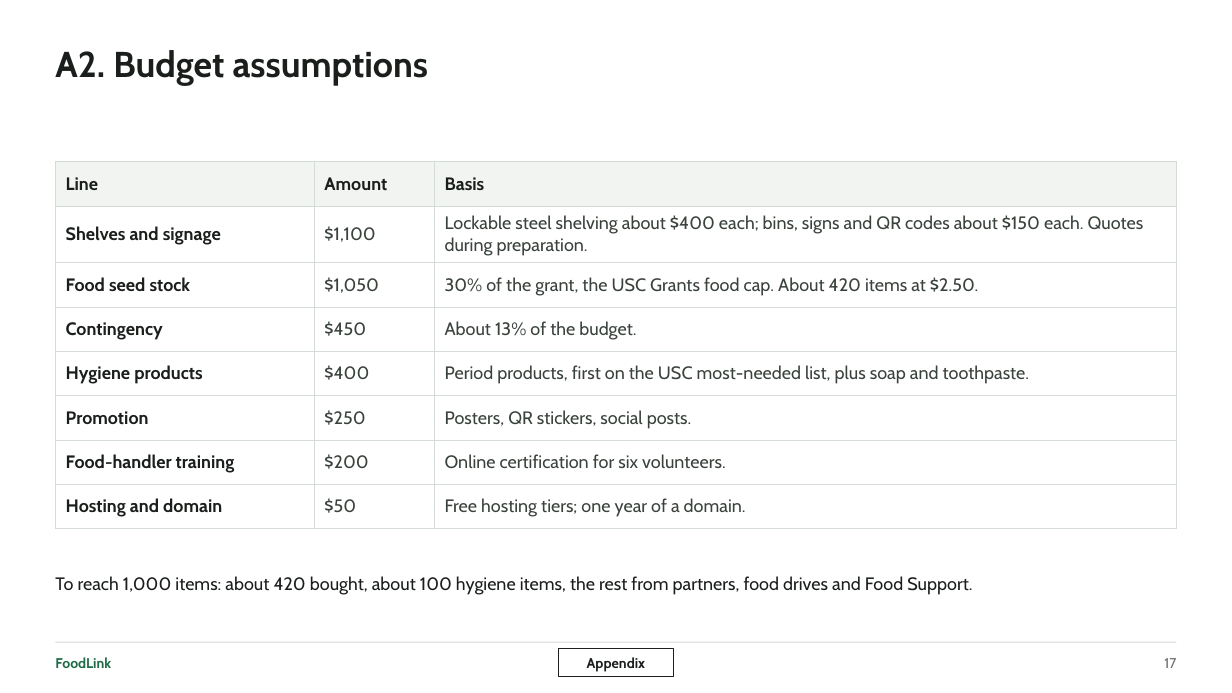
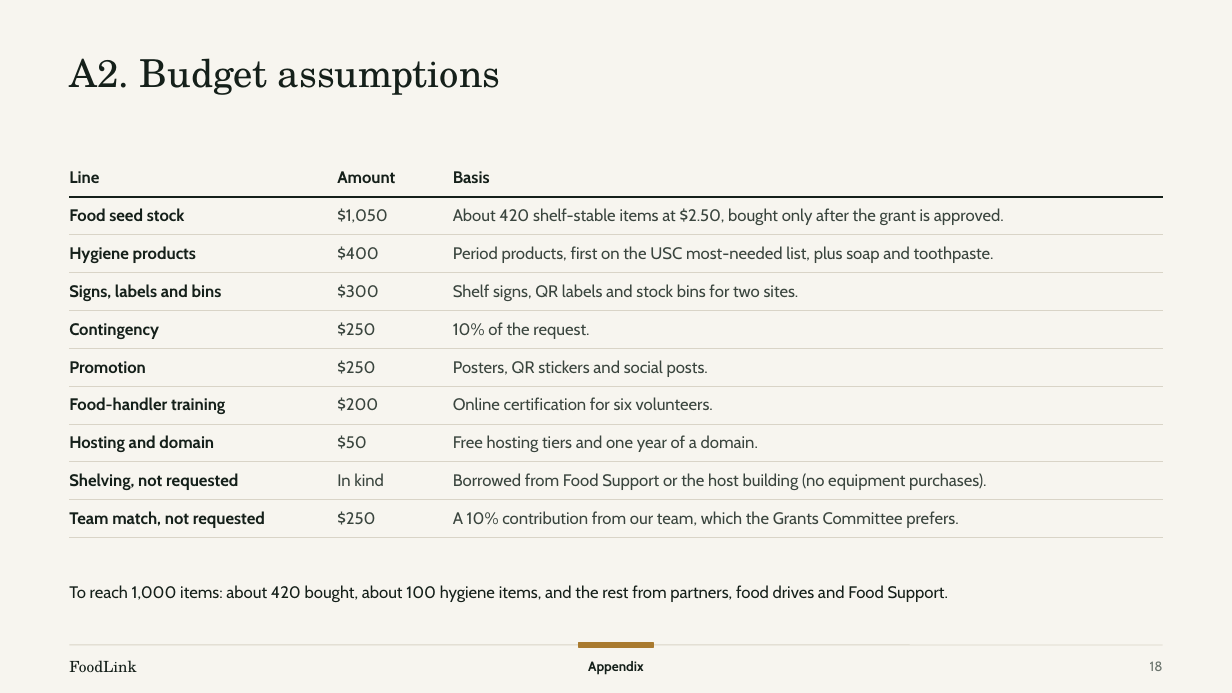
Before and after one commit to xingexu/aspire, a slide deck: slide 18 of deck/PBSN_ASPIRE_FoodLink.pptx (slide 17 before the commit). Drawn at 1232x693 pixels with LibreOffice and Linux fonts; fonts in the diff are those of the drawing. Boxes give left, top, right and bottom in pixels: in the first picture for what was removed or moved away, otherwise in the second. Text is boxed around its words. In the diff, an @@ line names an element or a change of style, - is before the commit and + after.

```diff
--- a/deck/PBSN_ASPIRE_FoodLink.pptx
+++ b/deck/PBSN_ASPIRE_FoodLink.pptx
@@ background #FFFFFF to #F7F5EF @@
@@ title "A2. Budget assumptions": place and size @@
-title "A2. Budget assumptions" at [55, 50, 429, 86]
+title "A2. Budget assumptions" at [69, 58, 501, 95]
@@ title "A2. Budget assumptions" at [69, 58, 501, 95]: size 28 to 30 pt, font Cabin to TeX Gyre Schola, text colour #1B1F1C to #15201A, bold off; line spacing 1 to 0.98 @@
@@ table at [69, 159, 1163, 532] @@
-row 2: Shelves and signage | $1,100 | Lockable steel shelving about $400 each; bins, signs and QR codes about $150 each. Quotes during preparation.
-row 3: Food seed stock | $1,050 | 30% of the grant, the USC Grants food cap. About 420 items at $2.50.
-row 4: Contingency | $450 | About 13% of the budget.
+row 2: Food seed stock | $1,050 | About 420 shelf-stable items at $2.50, bought only after the grant is approved.
-row 6: Promotion | $250 | Posters, QR stickers, social posts.
+row 4: Signs, labels and bins | $300 | Shelf signs, QR labels and stock bins for two sites.
+row 5: Contingency | $250 | 10% of the request.
+row 6: Promotion | $250 | Posters, QR stickers and social posts.
-row 8: Hosting and domain | $50 | Free hosting tiers; one year of a domain.
+row 8: Hosting and domain | $50 | Free hosting tiers and one year of a domain.
+row 9: Shelving, not requested | In kind | Borrowed from Food Support or the host building (no equipment purchases).
+row 10: Team match, not requested | $250 | A 10% contribution from our team, which the Grants Committee prefers.
@@ table: place and size @@
-table at [55, 162, 1177, 521]
+table at [69, 159, 1163, 532]
@@ text at [69, 585, 948, 602]: text changed; size 14 to 13 pt; text colour #1B1F1C to #15201A @@
-To reach 1,000 items: about 420 bought, about 100 hygiene items, the rest from partners, food drives and Food Support.
+To reach 1,000 items: about 420 bought, about 100 hygiene items, and the rest from partners, food drives and Food Support.
@@ text "FoodLink": place and size @@
-text "FoodLink" at [55, 657, 111, 668]
+text "FoodLink" at [69, 660, 136, 672]
@@ text "FoodLink" at [69, 660, 136, 672]: size 11 to 12 pt, font Cabin to TeX Gyre Schola, text colour #1E6B45 to #15201A, bold off @@
@@ line moved from (55, 642) - (1177, 642) to (69, 645) - (1163, 645) @@
@@ line (69, 645) - (1163, 645): stroke #D5DBD7 0.75 pt to #D9D4C7 0.75 pt @@
@@ text "Appendix" at [588, 661, 643, 675]: size 11 to 10.5 pt, text colour #1B1F1C to #15201A @@
@@ rectangle: place and size @@
-rectangle at [558, 649, 674, 677]
+rectangle at [579, 643, 653, 648]
@@ rectangle at [579, 643, 653, 648]: fill #FFFFFF to #A97A2F; outline #1B1F1C 0.75 pt to #A97A2F 1 pt @@
@@ page number removed at [1164, 658, 1176, 668] @@
-17
@@ page number added at [1150, 661, 1163, 671], 10.5 pt, text #6B746D @@
+18
```
Also in this commit, not shown: 17 other slides changed, 2 slides added, 1 slide removed, 21 other files.
